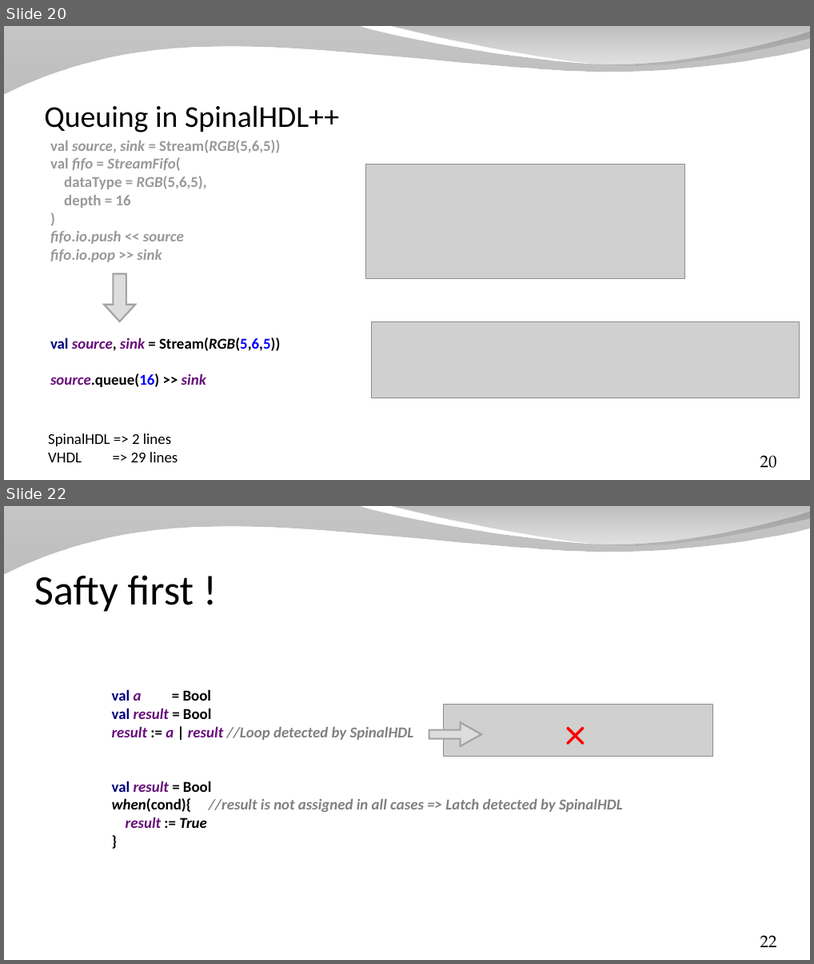
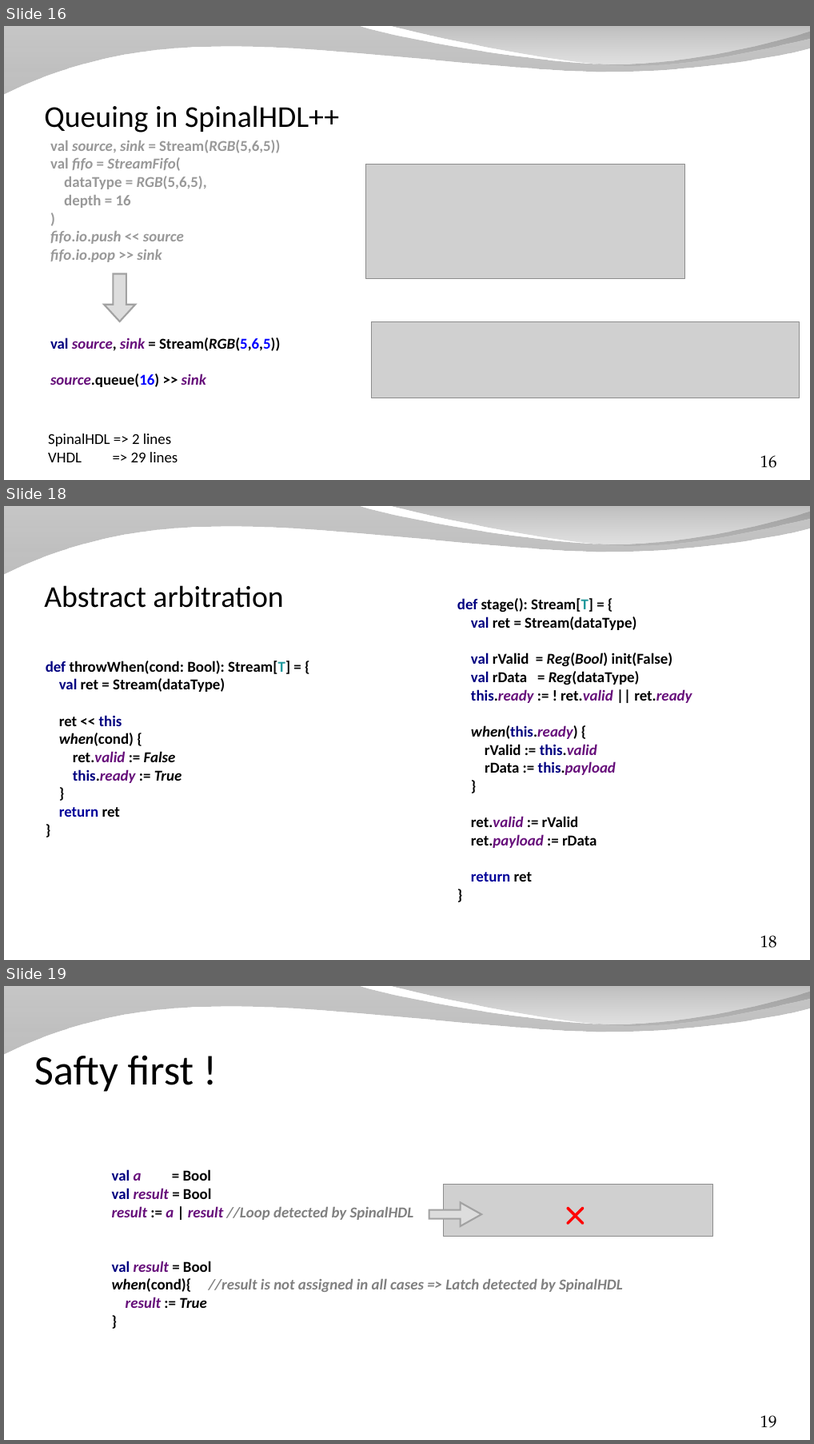
Before and after one commit to SpinalHDL/SpinalDoc, a slide deck: presentation/en/presentation_move_forward.odp. Shown one above the other, each under a label of ours: slides 20 and 22 before the commit, slides 16, 18 and 19 after it; the slides between them are not shown. The pictures are 814x964 and 814x1444 pixels, drawn with LibreOffice and Linux fonts; fonts in the diff are those of the drawing; grey boxes stand for pictures; background and template pictures are left out. Boxes give left, top, right and bottom in pixels: in the first picture for what was removed or moved away, otherwise in the second. Text is boxed around its words. In the diff, an @@ line names an element or a change of style, - is before the commit and + after.

```diff
--- a/presentation/en/presentation_move_forward.odp
+++ b/presentation/en/presentation_move_forward.odp
@@ slide 18 added at bbox=[4, 506, 810, 960], background picture (left out); not listed: 2 template elements that a slide beside it also shows @@
@@ title added at bbox=[44, 585, 283, 608], 36 pt, text #000000 @@
+Abstract arbitration
@@ text added at bbox=[458, 598, 692, 881], 18 pt, text #000000, bold @@
+def stage(): Stream[T] = {
+val ret = Stream(dataType)
+val rValid = Reg(Bool) init(False)
+val rData = Reg(dataType)
+this.ready := ! ret.valid || ret.ready
+when(this.ready) {
+rValid := this.valid
+rData := this.payload
+}
+ret.valid := rValid
+ret.payload := rData
+return ret
+}
@@ text added at bbox=[46, 660, 290, 816], 18 pt, text #000000, bold @@
+def throwWhen(cond: Bool): Stream[T] = {
+val ret = Stream(dataType)
+ret << this
+when(cond) {
+ret.valid := False
+this.ready := True
+}
+return ret
+}
@@ page number added at bbox=[761, 935, 778, 948], 20 pt, text #000000 @@
+18
@@ what was slide 20 is now slide 16 @@
@@ page number at bbox=[761, 455, 778, 468]: text changed @@
-20
+16
@@ what was slide 22 is now slide 19 @@
@@ page number at bbox=[761, 1415, 778, 1428]: text changed @@
-22
+19
```
Also in this commit, not shown: 4 slides changed, 1 other slide added, 7 slides removed, 1 other file.
